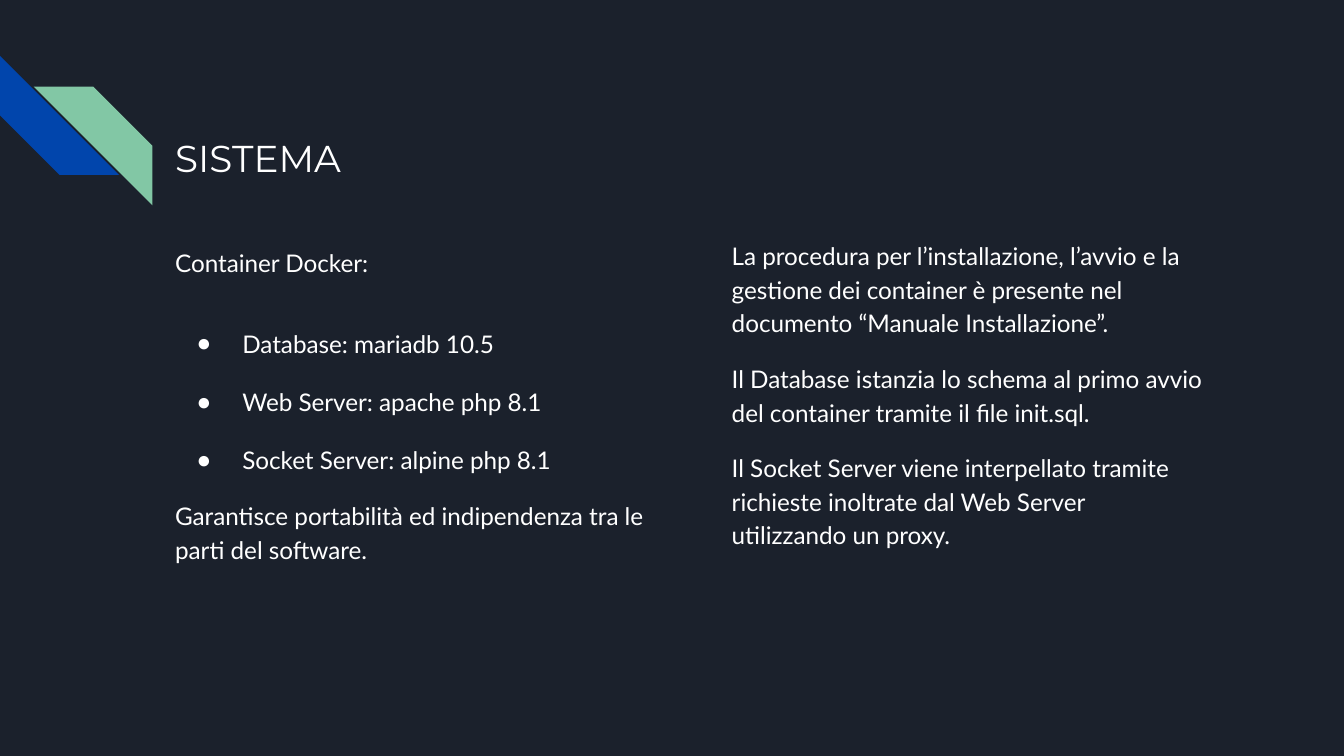
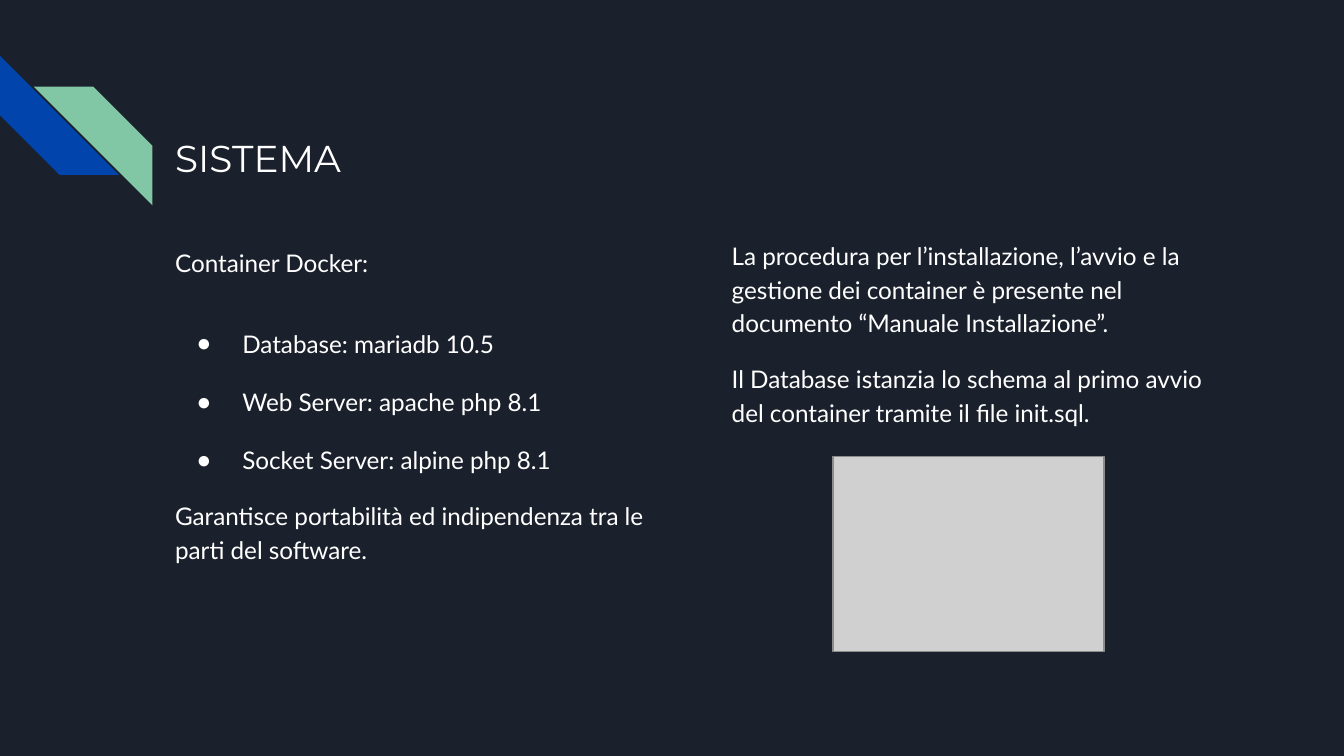
Before and after one commit to Progetti-ING-SW-INFO-UniPR/INGSW-2425-T5-A, a slide deck: slide 9 of Progettazione/AstroAllies_Presentazione_AndreaCagnolati.pptx (slide 8 before the commit). Drawn at 1344x756 pixels with LibreOffice and Linux fonts; fonts in the diff are those of the drawing; grey boxes stand for pictures. Boxes give left, top, right and bottom in pixels: in the first picture for what was removed or moved away, otherwise in the second. Text is boxed around its words. In the diff, an @@ line names an element or a change of style, - is before the commit and + after.

```diff
--- a/Progettazione/AstroAllies_Presentazione_AndreaCagnolati.pptx
+++ b/Progettazione/AstroAllies_Presentazione_AndreaCagnolati.pptx
@@ text at [732,459,1169,548]: paragraph removed @@
-Il Socket Server viene interpellato tramite richieste inoltrate dal Web Server utilizzando un proxy.
@@ picture added at [833,457,1105,652] @@
```
Also in this commit, not shown: 1 other slide changed, 1 slide added, 1 other file.
